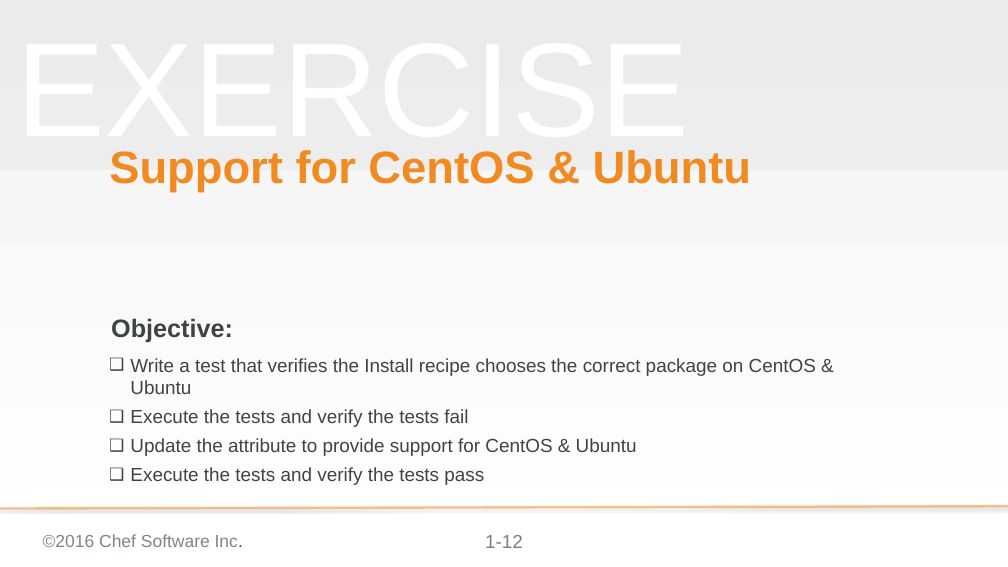
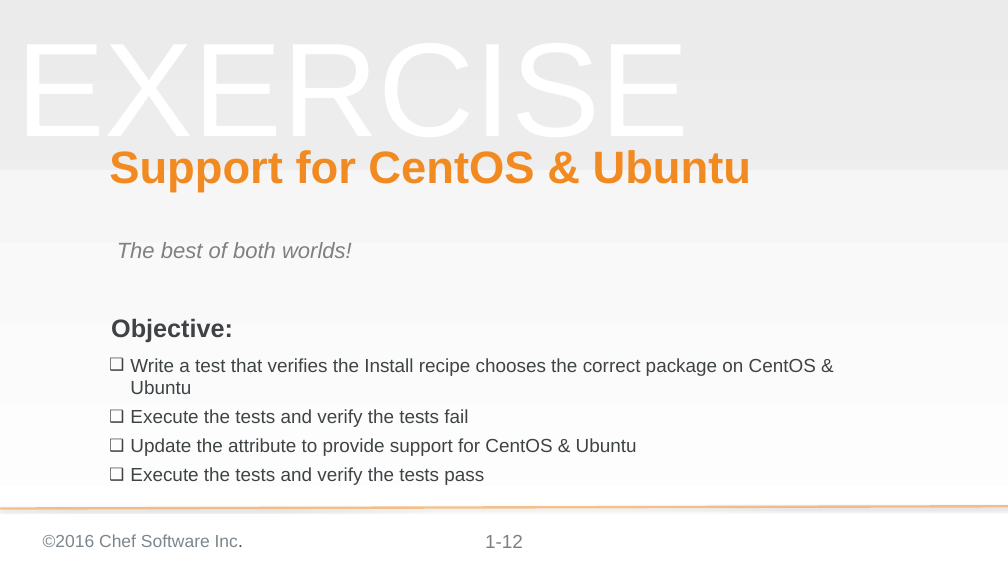
Before and after one commit to chef-training/test_driven_cookbook_development, a slide deck: slide 12 of 08-refactoring_for_multiple_platforms.pptx. Drawn at 1008x567 pixels with LibreOffice and Linux fonts; fonts in the diff are those of the drawing; background and template pictures are left out. Boxes give left, top, right and bottom in pixels: in the first picture for what was removed or moved away, otherwise in the second. Text is boxed around its words. In the diff, an @@ line names an element or a change of style, - is before the commit and + after.

```diff
--- a/08-refactoring_for_multiple_platforms.pptx
+++ b/08-refactoring_for_multiple_platforms.pptx
@@ text added at [117,242,352,258], 28 pt, text #808080, italic @@
+The best of both worlds!
```
Also in this commit, not shown: 7 other slides changed.
